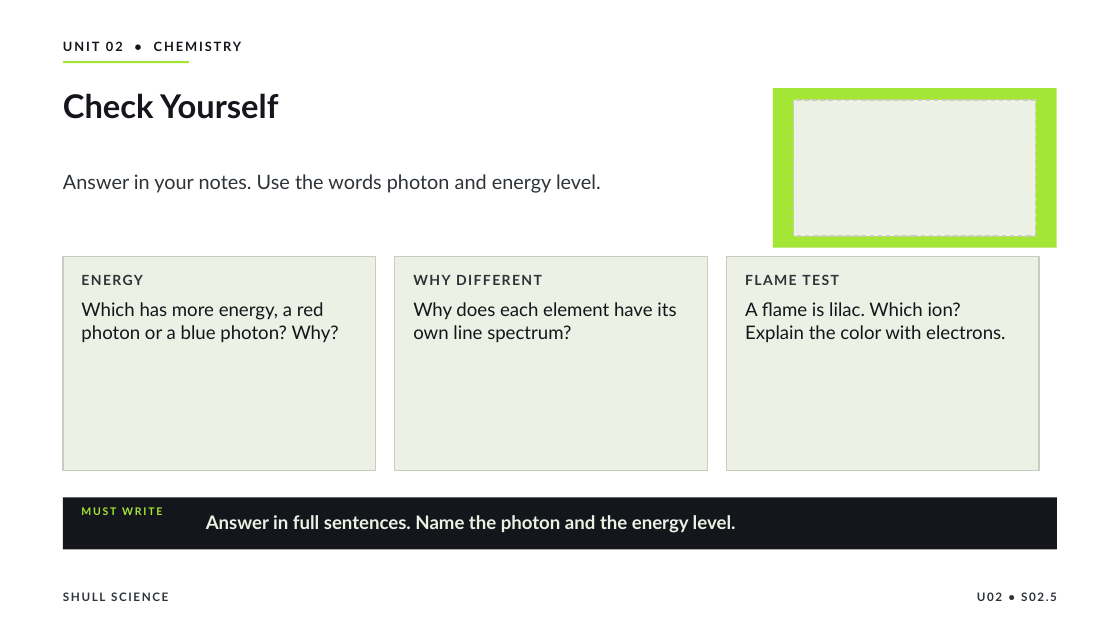
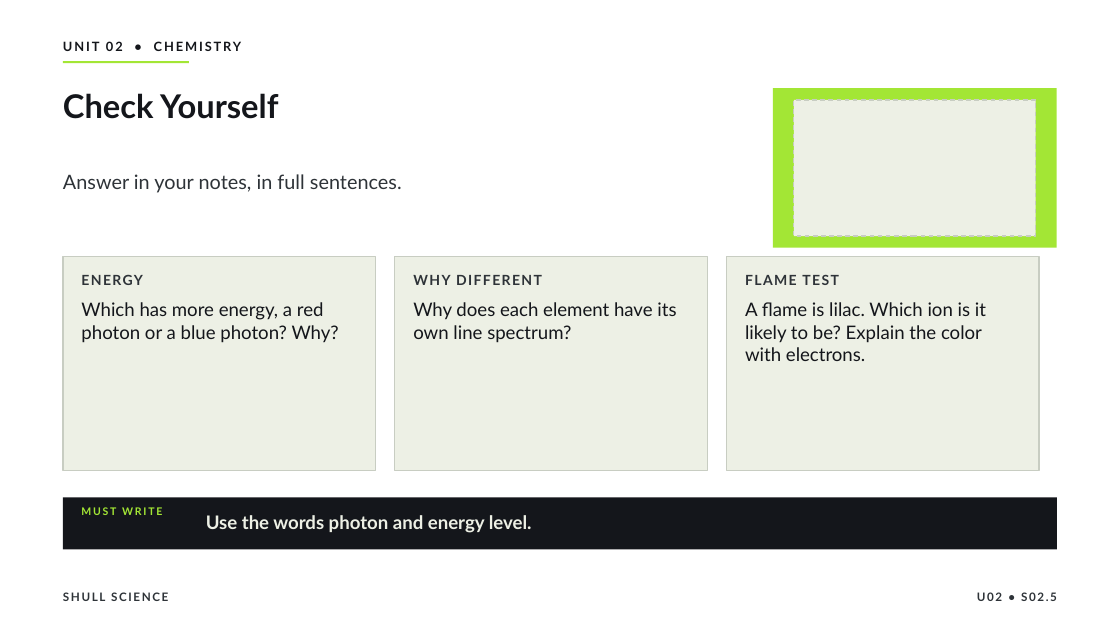
Before and after one commit to Hayabusa015/WorkWork, a slide deck: slide 21 of deliverables/chem-u02/SHULL_CHEM_Slides_U02_S02.5.pptx. Drawn at 1120x630 pixels with LibreOffice and Linux fonts; fonts in the diff are those of the drawing. Boxes give left, top, right and bottom in pixels: in the first picture for what was removed or moved away, otherwise in the second. Text is boxed around its words. In the diff, an @@ line names an element or a change of style, - is before the commit and + after.

```diff
--- a/deliverables/chem-u02/SHULL_CHEM_Slides_U02_S02.5.pptx
+++ b/deliverables/chem-u02/SHULL_CHEM_Slides_U02_S02.5.pptx
@@ text at [63, 174, 402, 193]: text changed @@
-Answer in your notes. Use the words photon and energy level.
+Answer in your notes, in full sentences.
@@ text at [745, 302, 986, 361]: text changed @@
-A flame is lilac. Which ion? Explain the color with electrons.
+A flame is lilac. Which ion is it likely to be? Explain the color with electrons.
@@ text at [206, 515, 532, 533]: text changed @@
-Answer in full sentences. Name the photon and the energy level.
+Use the words photon and energy level.
```
Also in this commit, not shown: 11 other slides changed, 12 other files.
